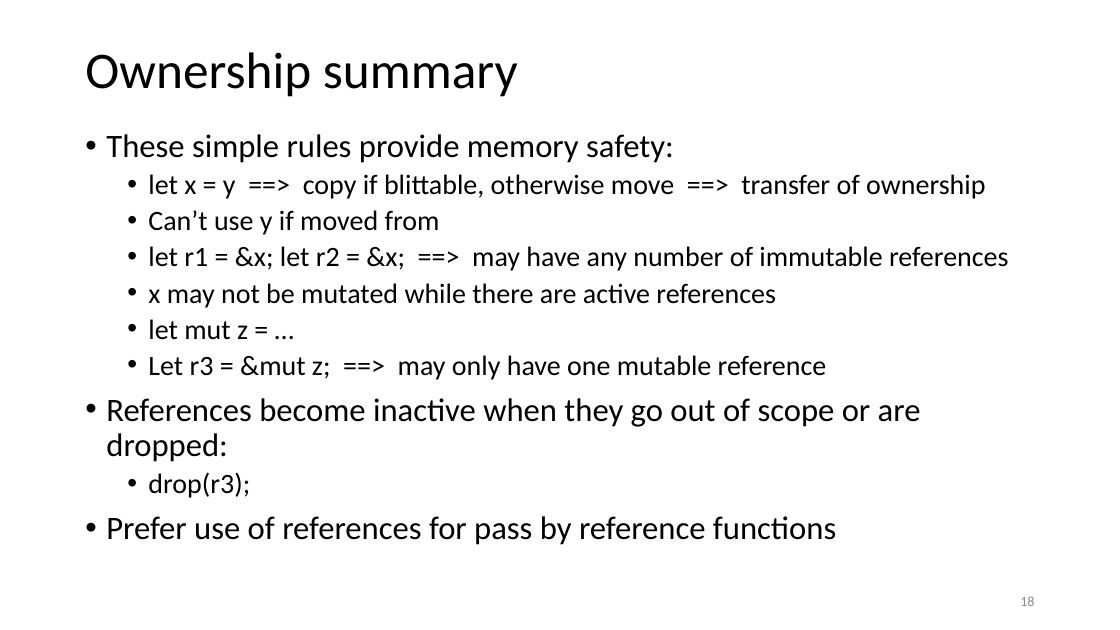
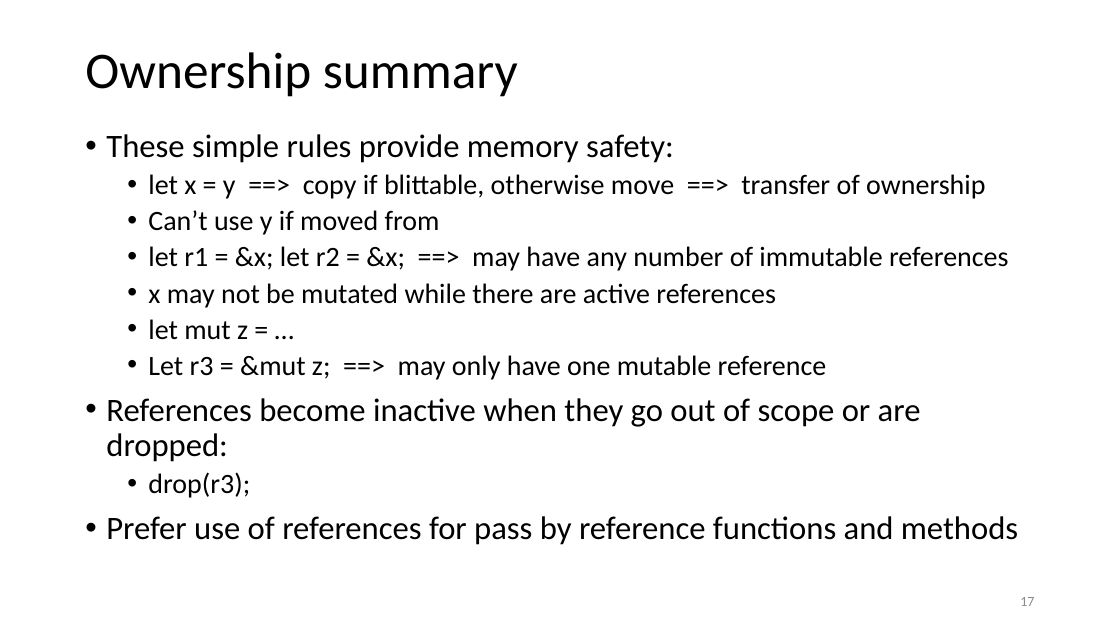
Before and after one commit to JimFawcett/JimFawcett.github.io, a slide deck: slide 17 of Resources/RustModels.pptx (slide 18 before the commit). Drawn at 1120x630 pixels with LibreOffice and Linux fonts; fonts in the diff are those of the drawing. Boxes give left, top, right and bottom in pixels: in the first picture for what was removed or moved away, otherwise in the second. Text is boxed around its words. In the diff, an @@ line names an element or a change of style, - is before the commit and + after.

```diff
--- a/Resources/RustModels.pptx
+++ b/Resources/RustModels.pptx
@@ text at (x1=106, y1=516, x2=1018, y2=545): text changed @@
-• Prefer use of references for pass by reference functions
+• Prefer use of references for pass by reference functions and methods
@@ page number at (x1=1020, y1=597, x2=1034, y2=606): text changed @@
-18
+17
```
Also in this commit, not shown: 8 other slides changed, 1 slide removed, 10 other files.
